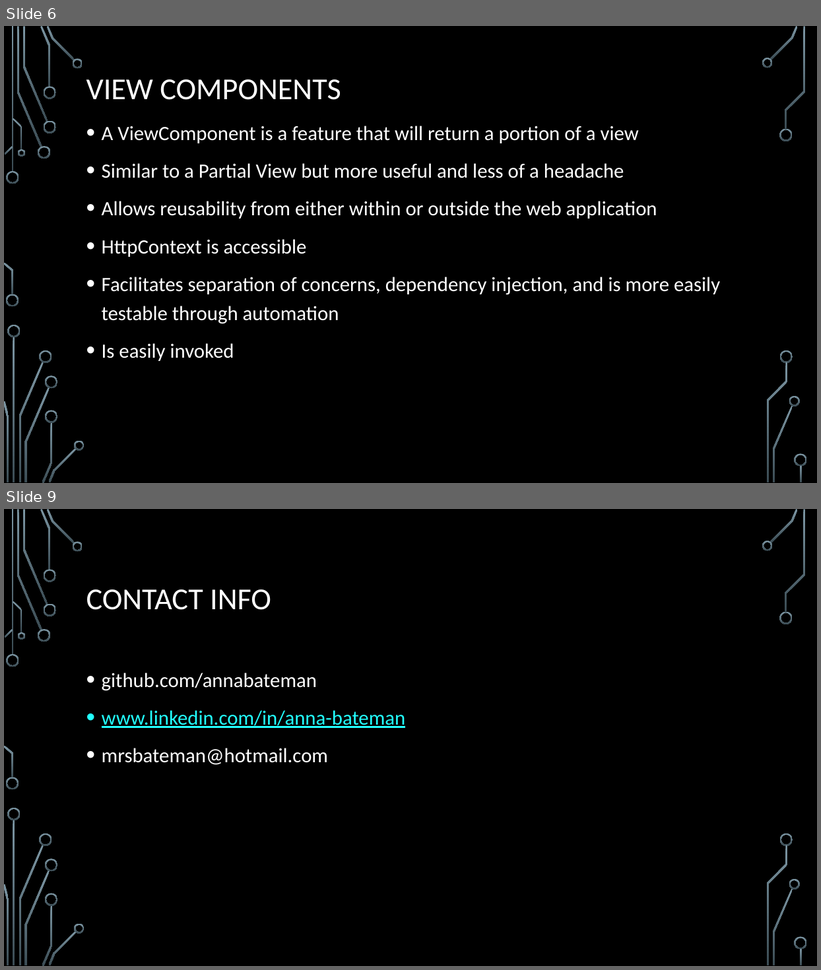
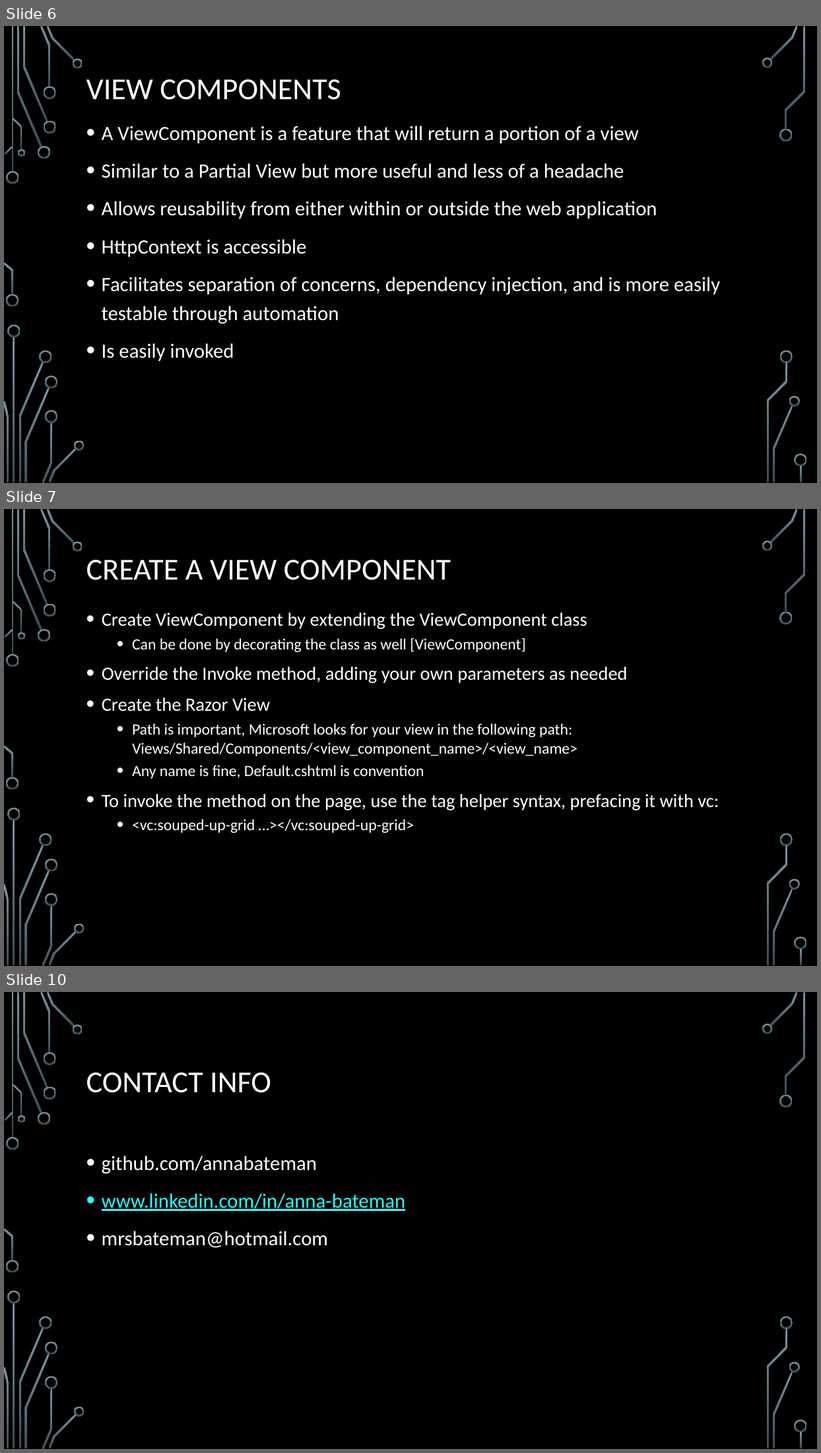
Before and after one commit to annabateman/Slides, a slide deck: View Components in C# core.pptx. Shown one above the other, each under a label of ours: slides 6 and 9 before the commit, slides 6, 7 and 10 after it; the slides between them are not shown. The pictures are 821x970 and 821x1453 pixels, drawn with LibreOffice and Linux fonts; fonts in the diff are those of the drawing; background and template pictures are left out. Boxes give left, top, right and bottom in pixels: in the first picture for what was removed or moved away, otherwise in the second. Text is boxed around its words. In the diff, an @@ line names an element or a change of style, - is before the commit and + after.

```diff
--- a/View Components in C# core.pptx
+++ b/View Components in C# core.pptx
@@ slide 7 added at (4,509,817,966), background picture (left out); not listed: 36 template elements that a slide beside it also shows @@
@@ title added at (86,560,451,580), 36 pt, text #FFFFFF @@
+CREATE A VIEW COMPONENT
@@ text added at (102,613,719,833), 18.5 pt, text #FFFFFF @@
+• Create ViewComponent by extending the ViewComponent class
+  • Can be done by decorating the class as well [ViewComponent]
+• Override the Invoke method, adding your own parameters as needed
+• Create the Razor View
+  • Path is important, Microsoft looks for your view in the following path: Views/Shared/Components/<view_component_name>/<view_name>
+  • Any name is fine, Default.cshtml is convention
+• To invoke the method on the page, use the tag helper syntax, prefacing it with vc:
+  • <vc:souped-up-grid …></vc:souped-up-grid>
@@ what was slide 9 is now slide 10 @@
```
Also in this commit, not shown: 4 slides changed.
